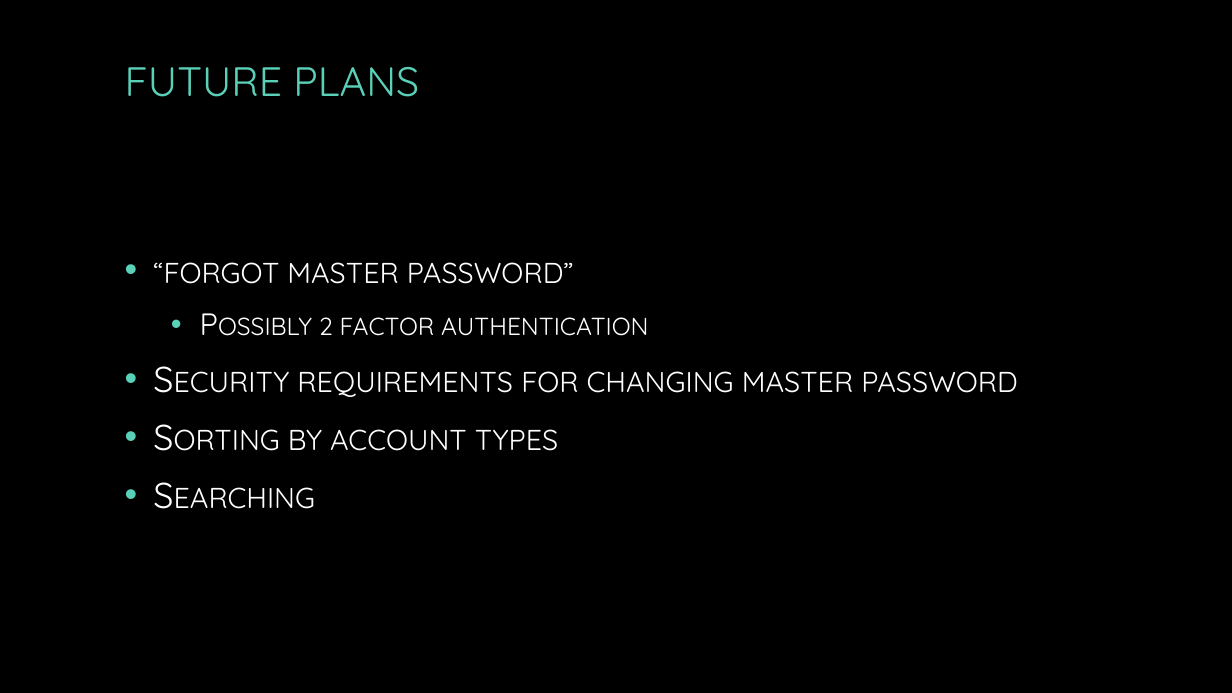
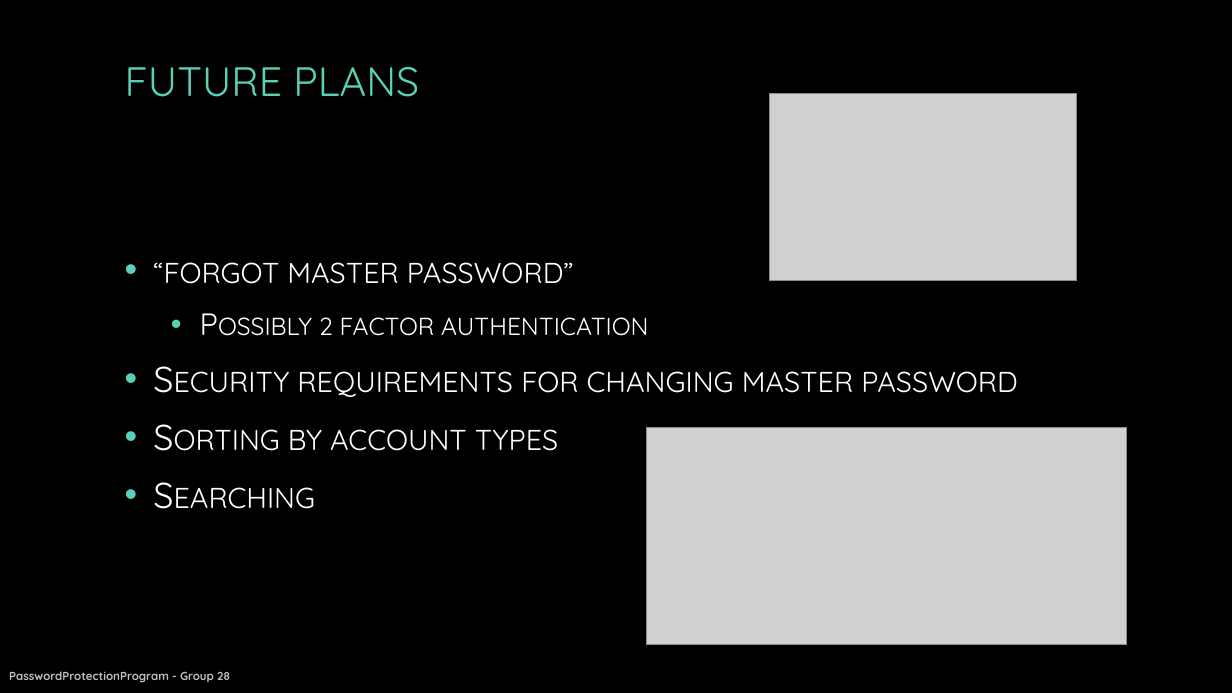
Before and after one commit to Nayrgton/PasswordProtectionProgram, a slide deck: slide 10 of Doc/FinalPresentation/PasswordProtectionProgram.pptx. Drawn at 1232x693 pixels with LibreOffice and Linux fonts; fonts in the diff are those of the drawing; grey boxes stand for pictures; background and template pictures are left out. Boxes give left, top, right and bottom in pixels: in the first picture for what was removed or moved away, otherwise in the second. Text is boxed around its words. In the diff, an @@ line names an element or a change of style, - is before the commit and + after.

```diff
--- a/Doc/FinalPresentation/PasswordProtectionProgram.pptx
+++ b/Doc/FinalPresentation/PasswordProtectionProgram.pptx
@@ picture added at bbox=[770, 93, 1078, 281] @@
@@ picture added at bbox=[646, 428, 1127, 644] @@
@@ text added at bbox=[9, 671, 230, 683], 9 pt, text #BFBFBF, bold @@
+PasswordProtectionProgram - Group 28
```
Also in this commit, not shown: 7 other slides changed, 2 slides added, 1 slide removed.
